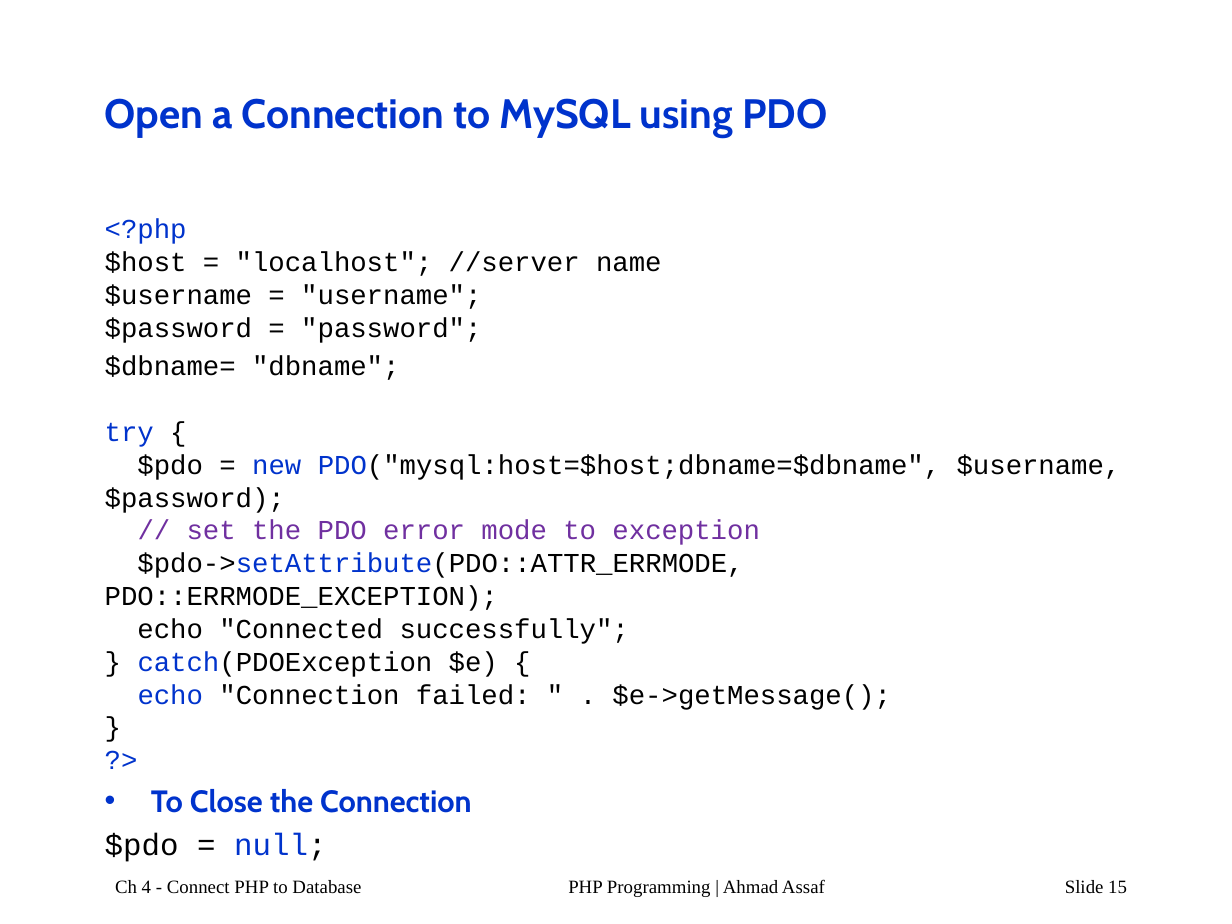
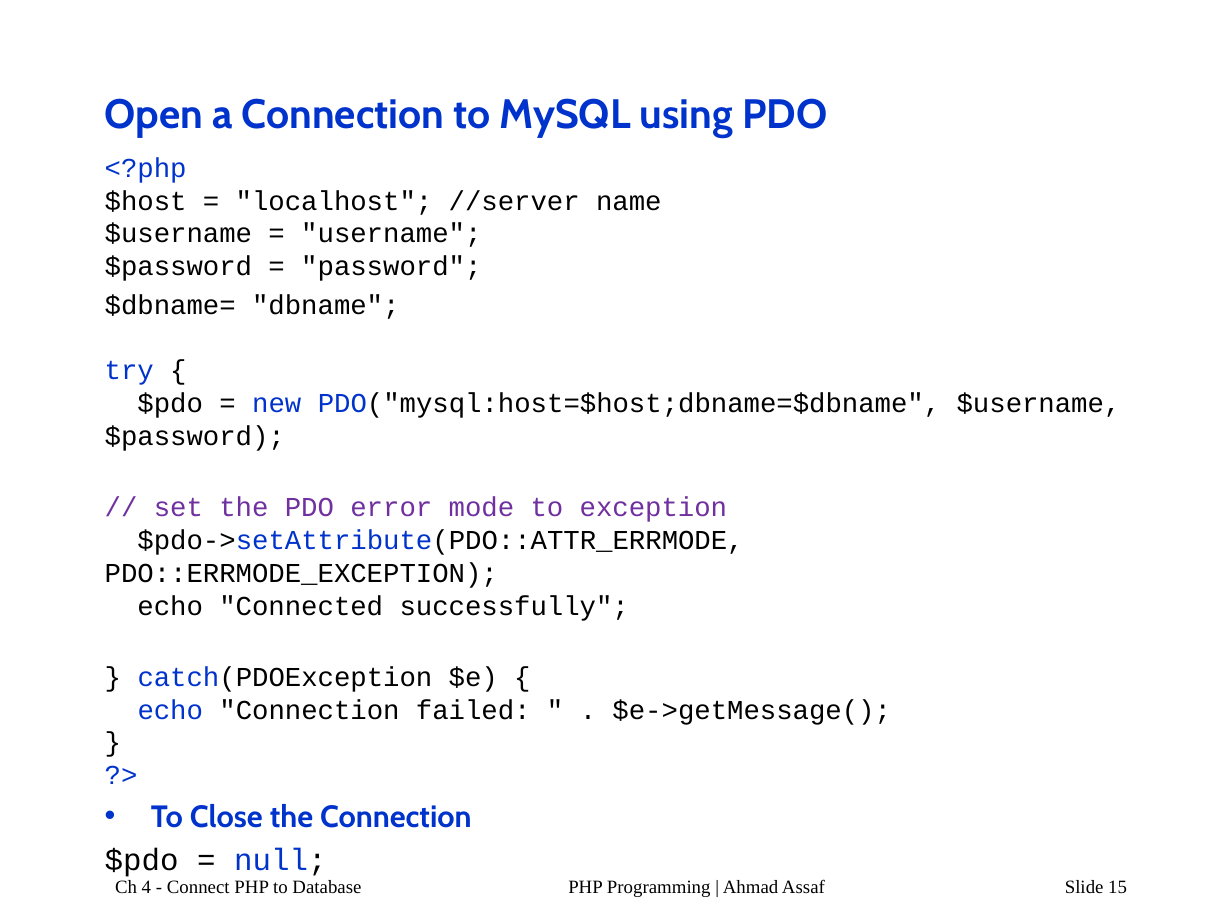
Before and after one commit to AhmadAssafCode/PHP2211, a slide deck: slide 15 of others/PHP-Ch4a.pptx. Drawn at 1232x924 pixels with LibreOffice and Linux fonts; fonts in the diff are those of the drawing. Boxes give left, top, right and bottom in pixels: in the first picture for what was removed or moved away, otherwise in the second. Text is boxed around its words. In the diff, an @@ line names an element or a change of style, - is before the commit and + after.

```diff
--- a/others/PHP-Ch4a.pptx
+++ b/others/PHP-Ch4a.pptx
@@ text "<?php $host = "localhost"; //server ...": place and size @@
-text "<?php $host = "localhost"; //server ..." at (105,219,1121,813)
+text "<?php $host = "localhost"; //server ..." at (105,157,1121,877)
@@ text at (105,294,1121,725): text changed @@
-$dbname= "dbname";
-try {
-$pdo = new PDO("mysql:host=$host;dbname=$dbname", $username, $password);
-// set the PDO error mode to exception
-$pdo->setAttribute(PDO::ATTR_ERRMODE, PDO::ERRMODE_EXCEPTION);
-echo "Connected successfully";
-} catch(PDOException $e) {
-echo "Connection failed: " . $e->getMessage();
-}
-?>
+$dbname= "dbname";
+try {
+$pdo = new PDO("mysql:host=$host;dbname=$dbname", $username, $password);
+// set the PDO error mode to exception
+$pdo->setAttribute(PDO::ATTR_ERRMODE, PDO::ERRMODE_EXCEPTION);
+echo "Connected successfully";
+} catch(PDOException $e) {
+echo "Connection failed: " . $e->getMessage();
+}
+?>
```
Also in this commit, not shown: 2 other slides changed, 1 slide added, 1 other file.
